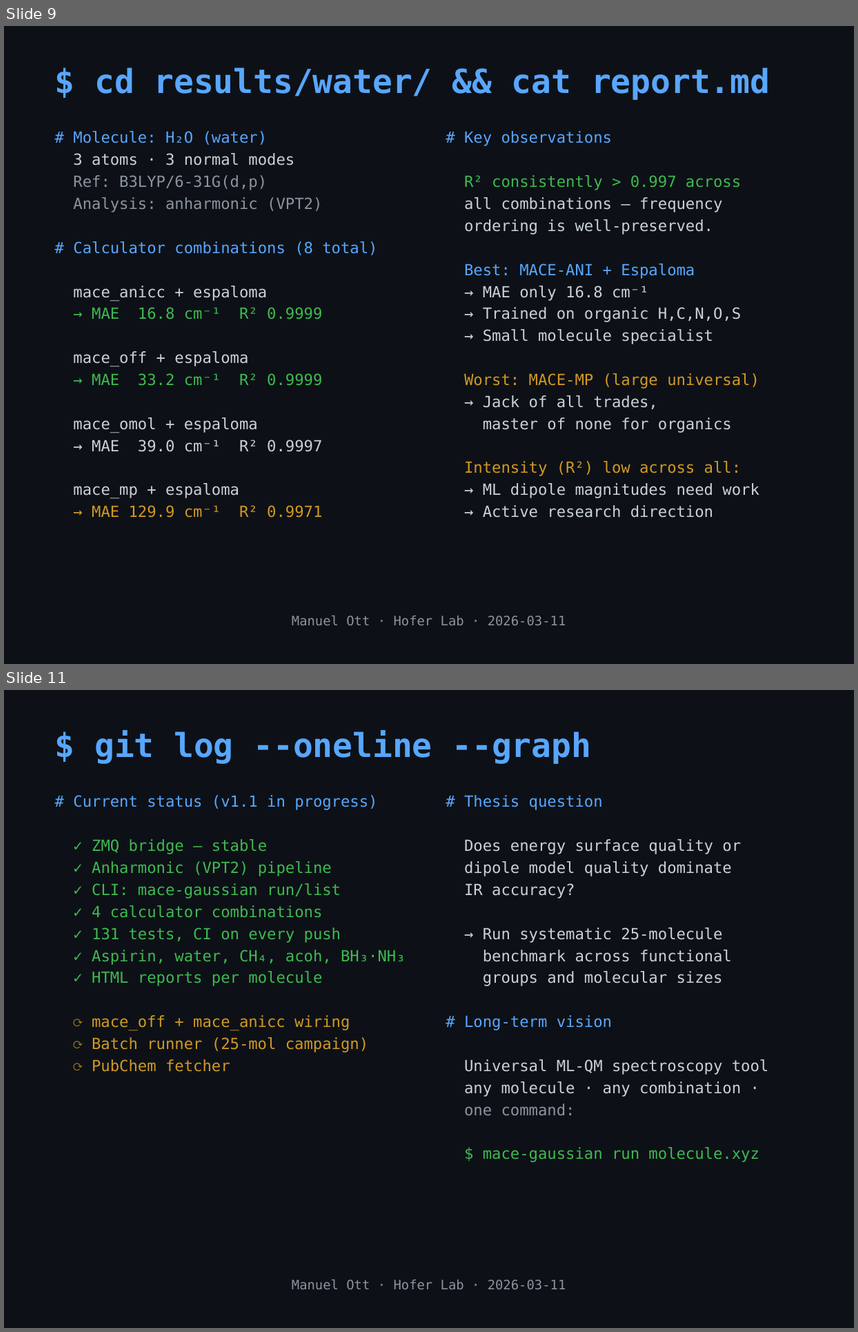
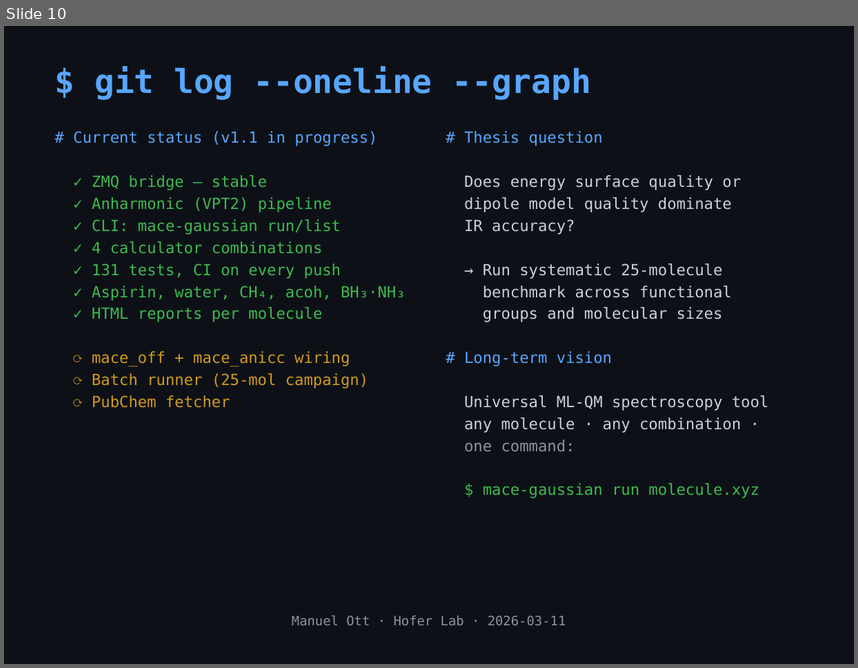
Before and after one commit to mott91/mace_gaussian_interface, a slide deck: presentation/presentation_v2.pptx. Shown one above the other, each under a label of ours: slides 9 and 11 before the commit, slide 10 after it; the slides between them are not shown. The pictures are 858x1332 and 858x668 pixels, drawn with LibreOffice and Linux fonts; fonts in the diff are those of the drawing. Boxes give left, top, right and bottom in pixels: in the first picture for what was removed or moved away, otherwise in the second. Text is boxed around its words. In the diff, an @@ line names an element or a change of style, - is before the commit and + after.

Commit message:
feat(01-01): add slide_results_overview and slide_results_table, verify 11 slides
- Add slide_results_overview: terminal ls idiom listing 8 molecule HTML reports
- Add slide_results_table: harmonic benchmark table with real water metrics sorted by MAE
- Delete slide_results_water and slide_results_aspirin function definitions
- Script runs clean and generates presentation_v2.pptx with exactly 11 slides

```diff
--- a/presentation/presentation_v2.pptx
+++ b/presentation/presentation_v2.pptx
@@ slide 9 removed at [4, 26, 854, 664], background #0D1117 @@
@@ text removed at [94, 67, 770, 100] @@
-$ cd results/water/ && cat report.md
@@ text removed at [73, 131, 377, 517] @@
-# Molecule: H₂O (water)
-3 atoms · 3 normal modes
-Ref: B3LYP/6-31G(d,p)
-Analysis: anharmonic (VPT2)
-# Calculator combinations (8 total)
-mace_anicc + espaloma
-→ MAE 16.8 cm⁻¹ R² 0.9999
-mace_off + espaloma
-→ MAE 33.2 cm⁻¹ R² 0.9999
-mace_omol + espaloma
-→ MAE 39.0 cm⁻¹ R² 0.9997
-mace_mp + espaloma
-→ MAE 129.9 cm⁻¹ R² 0.9971
@@ text removed at [464, 131, 760, 517] @@
-# Key observations
-R² consistently > 0.997 across
-all combinations — frequency
-ordering is well-preserved.
-Best: MACE-ANI + Espaloma
-→ MAE only 16.8 cm⁻¹
-→ Trained on organic H,C,N,O,S
-→ Small molecule specialist
-Worst: MACE-MP (large universal)
-→ Jack of all trades,
-master of none for organics
-Intensity (R²) low across all:
-→ ML dipole magnitudes need work
-→ Active research direction
@@ text removed at [292, 615, 566, 625] @@
-Manuel Ott · Hofer Lab · 2026-03-11
@@ what was slide 11 is now slide 10 @@
```
Also in this commit, not shown: 2 slides added, 2 other slides removed, 1 other file.
